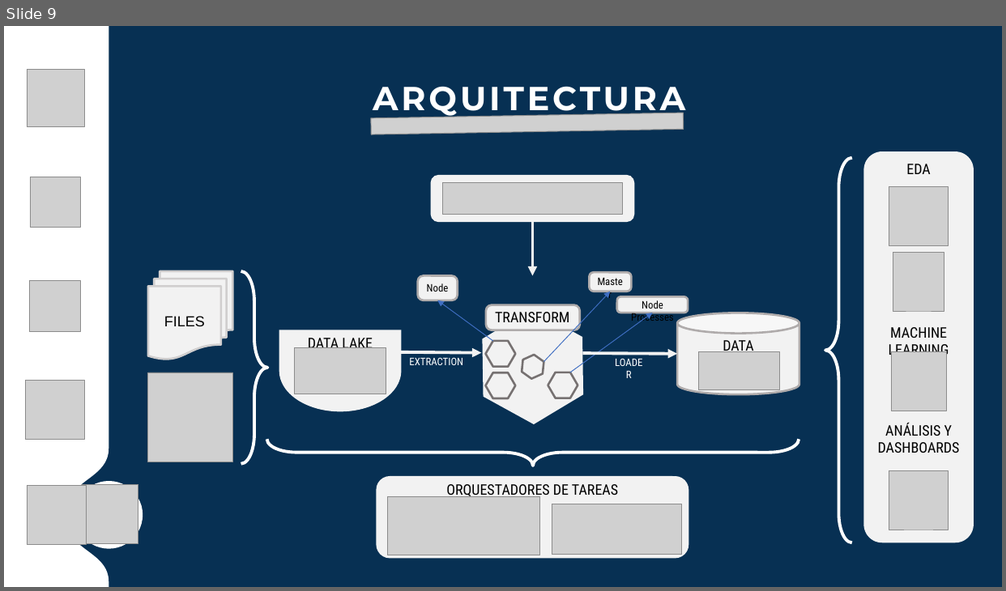
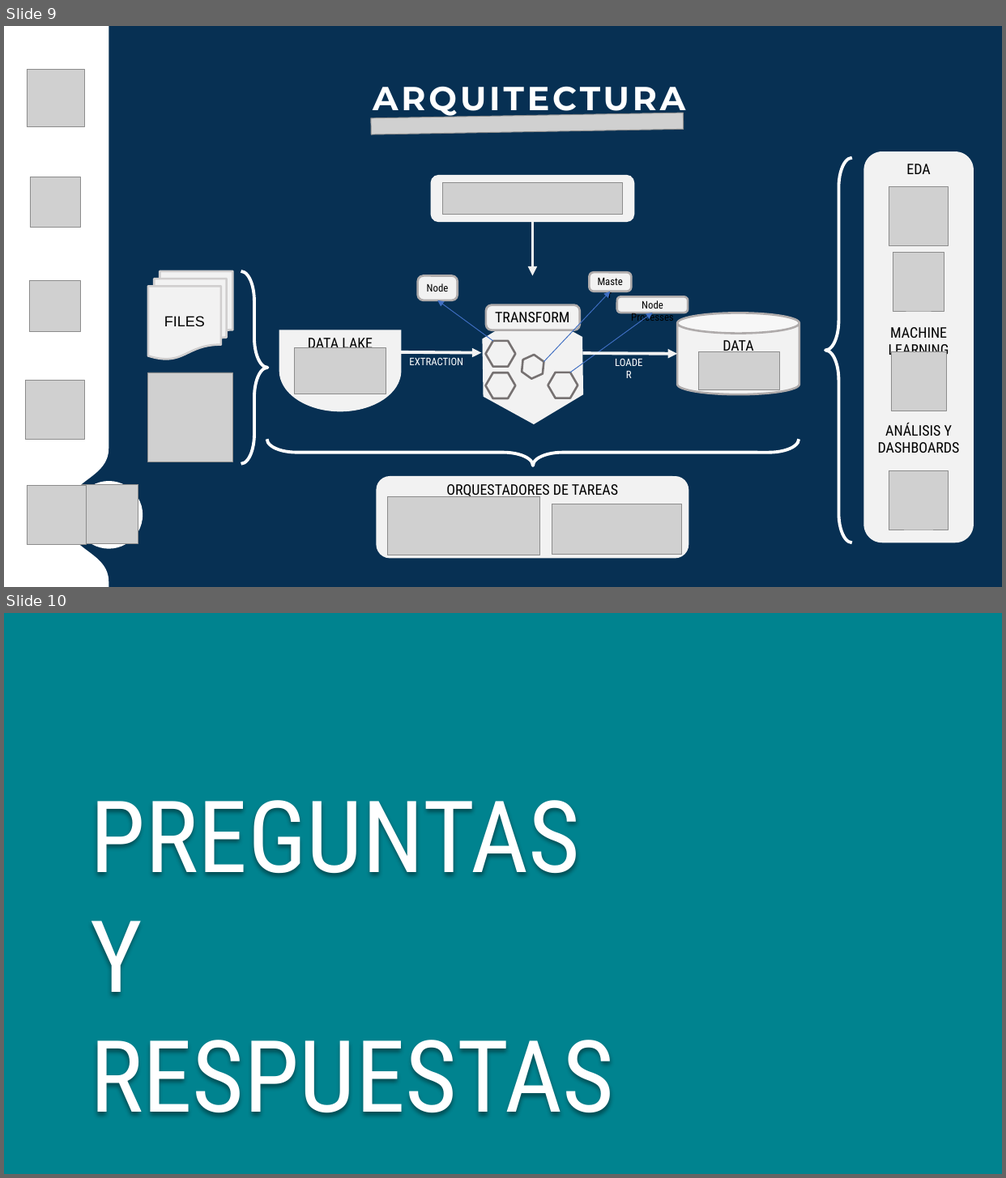
Before and after one commit to matiasgarroa/Grupo10-Proyecto-Final-Migraciones, a slide deck: Semana 1/PresentacionSemana1.pptx. Shown one above the other, each under a label of ours: slide 9 before the commit, slides 9 and 10 after it. The pictures are 1006x591 and 1006x1178 pixels, drawn with LibreOffice and Linux fonts; fonts in the diff are those of the drawing; grey boxes stand for pictures; background and template pictures are left out. Boxes give left, top, right and bottom in pixels: in the first picture for what was removed or moved away, otherwise in the second. Text is boxed around its words. In the diff, an @@ line names an element or a change of style, - is before the commit and + after.

```diff
--- a/Semana 1/PresentacionSemana1.pptx
+++ b/Semana 1/PresentacionSemana1.pptx
@@ slide 10 added at <box>4,613,1002,1174</box>, background #00838F @@
@@ text added at <box>90,800,614,1116</box>, 96 pt, text #FFFFFF @@
+PREGUNTAS
+Y RESPUESTAS
```
Also in this commit, not shown: 1 slide changed.
